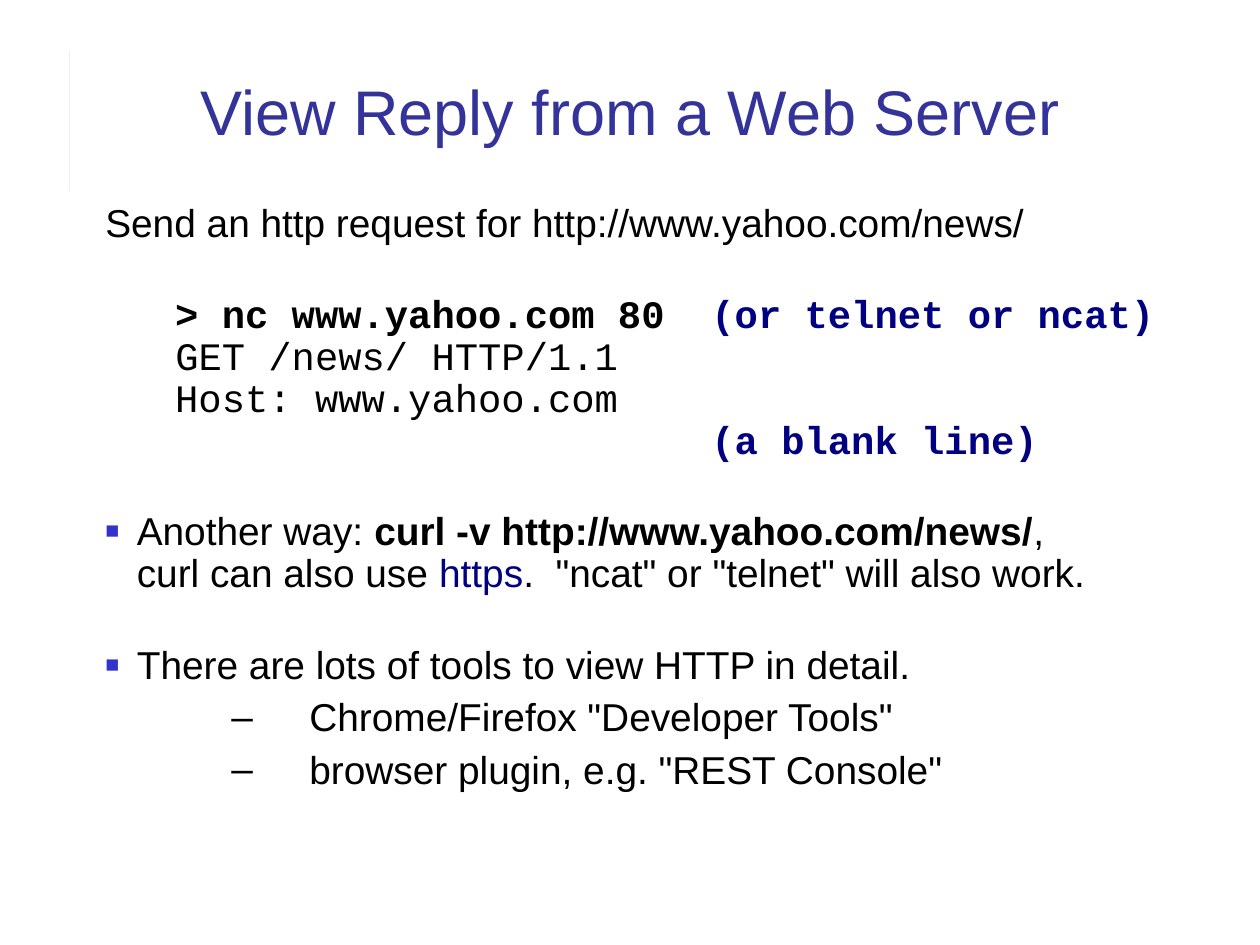
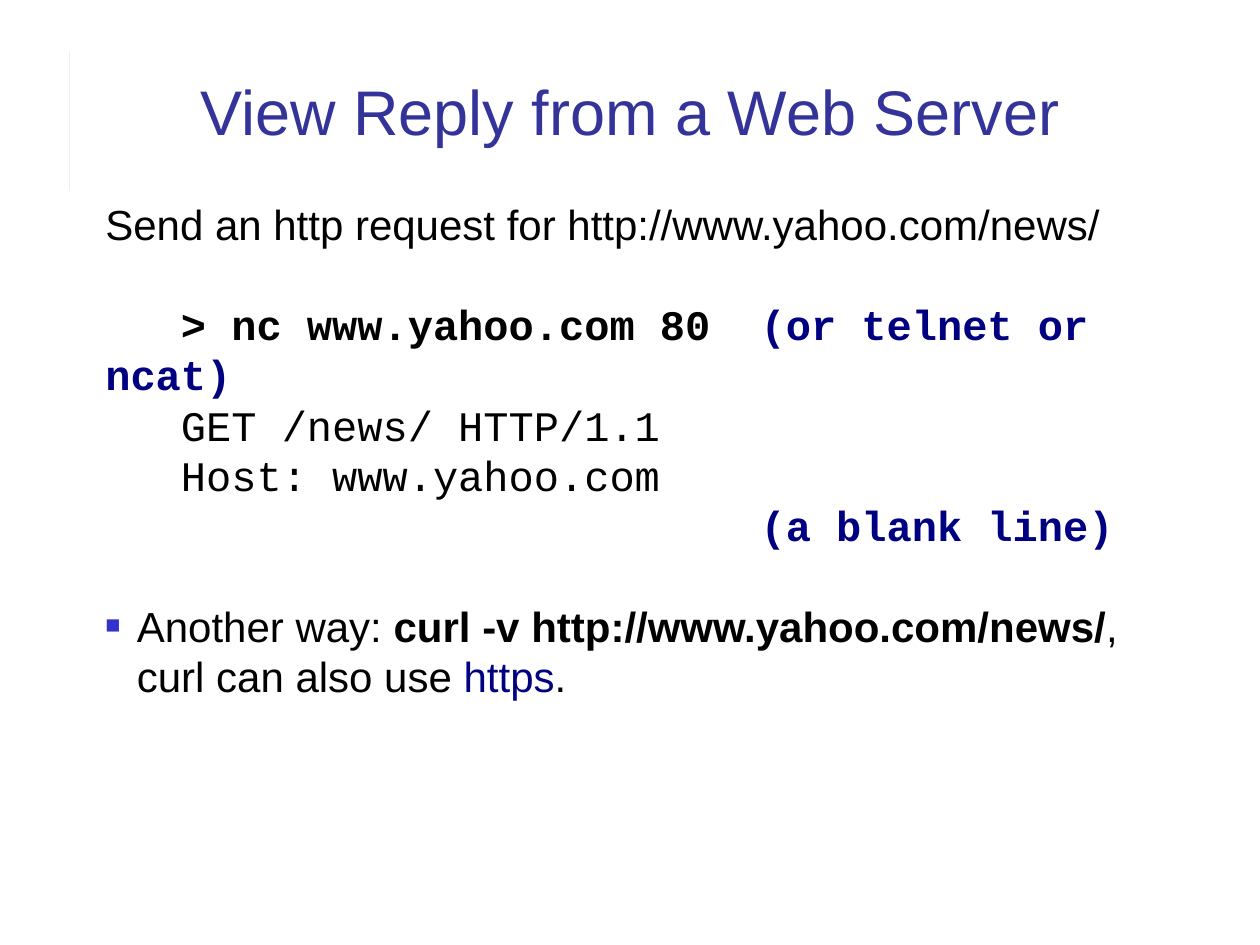
Before and after one commit to cpske/ISP, a slide deck: slide 8 of web/HTTP-in-Action.ppt. Drawn at 1260x945 pixels with LibreOffice and Linux fonts; fonts in the diff are those of the drawing. Boxes give left, top, right and bottom in pixels: in the first picture for what was removed or moved away, otherwise in the second. Text is boxed around its words. In the diff, an @@ line names an element or a change of style, - is before the commit and + after.

```diff
--- a/web/HTTP-in-Action.ppt
+++ b/web/HTTP-in-Action.ppt
@@ text at (105,209,1113,550): size 22.2 to 24 pt in "Send an http request for http://www.yahoo.com/news/", "> nc www.yahoo.com 80 (or telnet or ...", "GET /news/ HTTP/1.1", "Host: www.yahoo.com" and 1 more places; line spacing 0.9 to 1 @@
@@ text at (137,611,1118,700): text changed; size 22.2 to 24 pt @@
-■ Another way: curl -v http://www.yahoo.com/news/,
-  curl can also use https. "ncat" or "telnet" will also work.
-■ There are lots of tools to view HTTP in detail.
-  – Chrome/Firefox "Developer Tools"
-  – browser plugin, e.g. "REST Console"
+■ Another way: curl -v http://www.yahoo.com/news/,
+  curl can also use https.
```
Also in this commit, not shown: 8 other slides changed, 21 other files.
